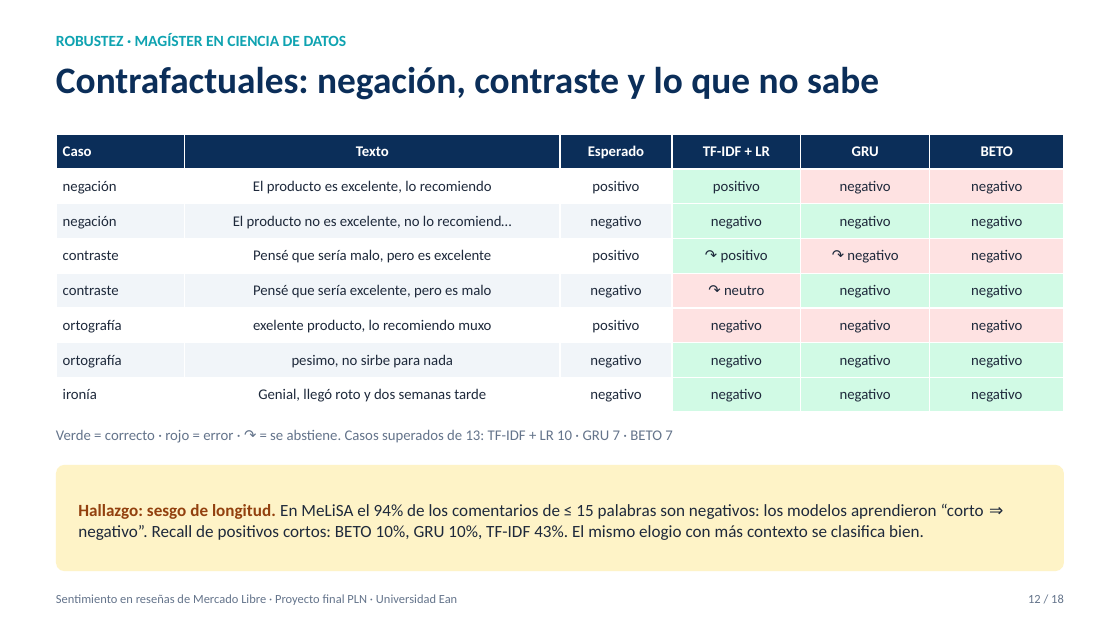
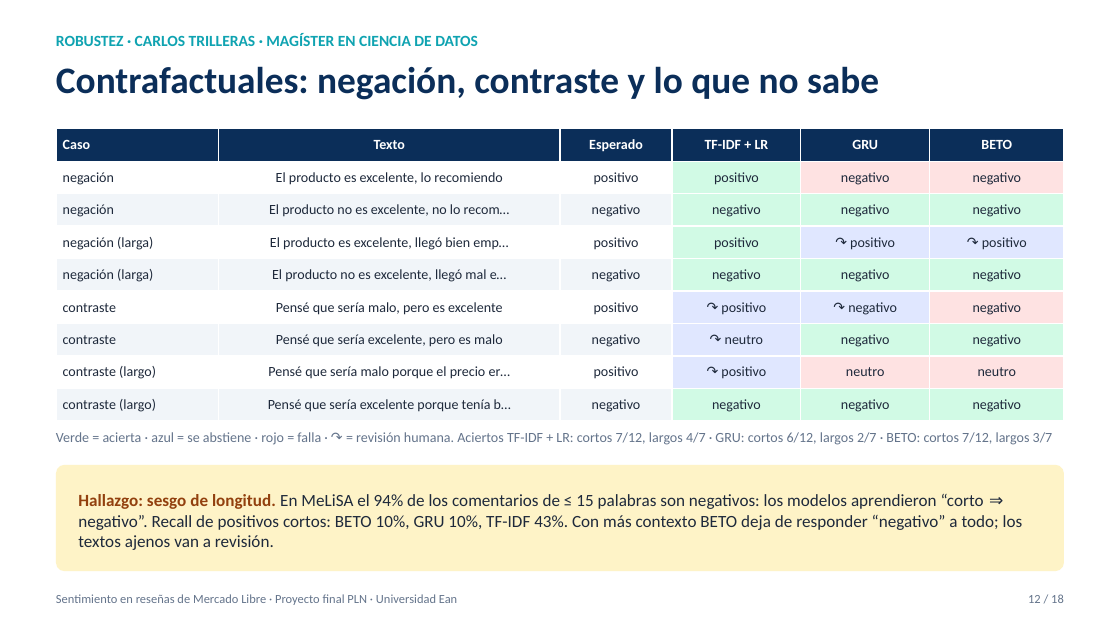
Before and after one commit to pedrogarciar13/proyecto_final_pln, a slide deck: slide 12 of docs/Presentacion_Proyecto_PLN.pptx. Drawn at 1120x630 pixels with LibreOffice and Linux fonts; fonts in the diff are those of the drawing. Boxes give left, top, right and bottom in pixels: in the first picture for what was removed or moved away, otherwise in the second. Text is boxed around its words. In the diff, an @@ line names an element or a change of style, - is before the commit and + after.

```diff
--- a/docs/Presentacion_Proyecto_PLN.pptx
+++ b/docs/Presentacion_Proyecto_PLN.pptx
@@ text at [56,33,478,46]: text changed @@
-ROBUSTEZ · MAGÍSTER EN CIENCIA DE DATOS
+ROBUSTEZ · CARLOS TRILLERAS · MAGÍSTER EN CIENCIA DE DATOS
@@ table at [56,129,1064,421] @@
-row 3: negación | El producto no es excelente, no lo recomiend… | negativo | negativo | negativo | negativo
+row 3: negación | El producto no es excelente, no lo recom… | negativo | negativo | negativo | negativo
+row 4: negación (larga) | El producto es excelente, llegó bien emp… | positivo | positivo | ↷ positivo | ↷ positivo
+row 5: negación (larga) | El producto no es excelente, llegó mal e… | negativo | negativo | negativo | negativo
-row 6: ortografía | exelente producto, lo recomiendo muxo | positivo | negativo | negativo | negativo
-row 7: ortografía | pesimo, no sirbe para nada | negativo | negativo | negativo | negativo
-row 8: ironía | Genial, llegó roto y dos semanas tarde | negativo | negativo | negativo | negativo
+row 8: contraste (largo) | Pensé que sería malo porque el precio er… | positivo | ↷ positivo | neutro | neutro
+row 9: contraste (largo) | Pensé que sería excelente porque tenía b… | negativo | negativo | negativo | negativo
@@ table: place and size @@
-table at [56,134,1064,412]
+table at [56,129,1064,421]
@@ text at [56,432,1053,445]: text changed; size 9.5 to 9 pt @@
-Verde = correcto · rojo = error · ↷ = se abstiene. Casos superados de 13: TF-IDF + LR 10 · GRU 7 · BETO 7
+Verde = acierta · azul = se abstiene · rojo = falla · ↷ = revisión humana. Aciertos TF-IDF + LR: cortos 7/12, largos 4/7 · GRU: cortos 6/12, largos 2/7 · BETO: cortos 7/12, largos 3/7
@@ text at [78,494,1023,550]: text changed @@
-Hallazgo: sesgo de longitud. En MeLiSA el 94% de los comentarios de ≤ 15 palabras son negativos: los modelos aprendieron “corto ⇒ negativo”. Recall de positivos cortos: BETO 10%, GRU 10%, TF-IDF 43%. El mismo elogio con más contexto se clasifica bien.
+Hallazgo: sesgo de longitud. En MeLiSA el 94% de los comentarios de ≤ 15 palabras son negativos: los modelos aprendieron “corto ⇒ negativo”. Recall de positivos cortos: BETO 10%, GRU 10%, TF-IDF 43%. Con más contexto BETO deja de responder “negativo” a todo; los textos ajenos van a revisión.
```
Also in this commit, not shown: 17 other slides changed, 31 other files.
